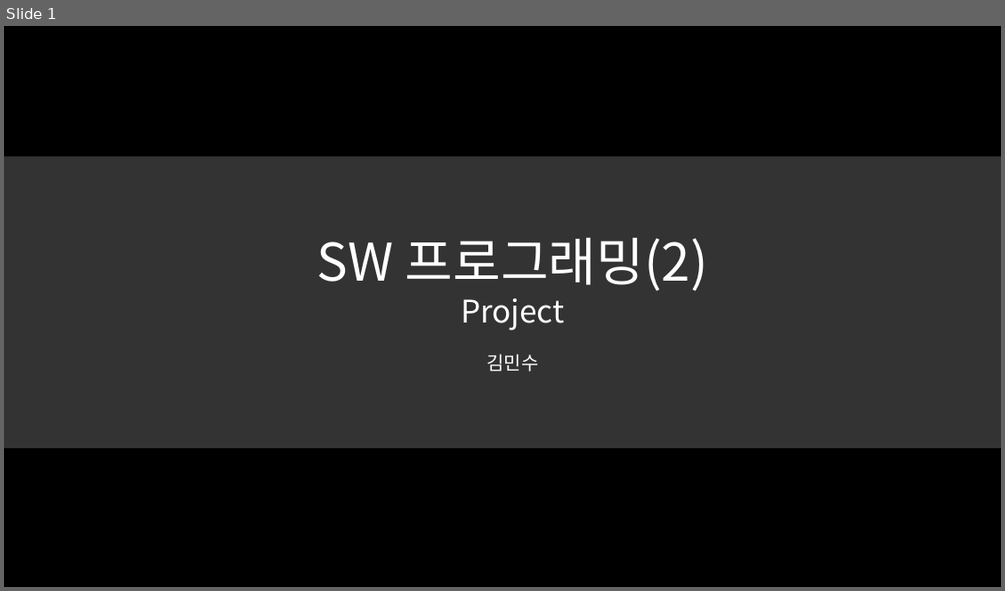
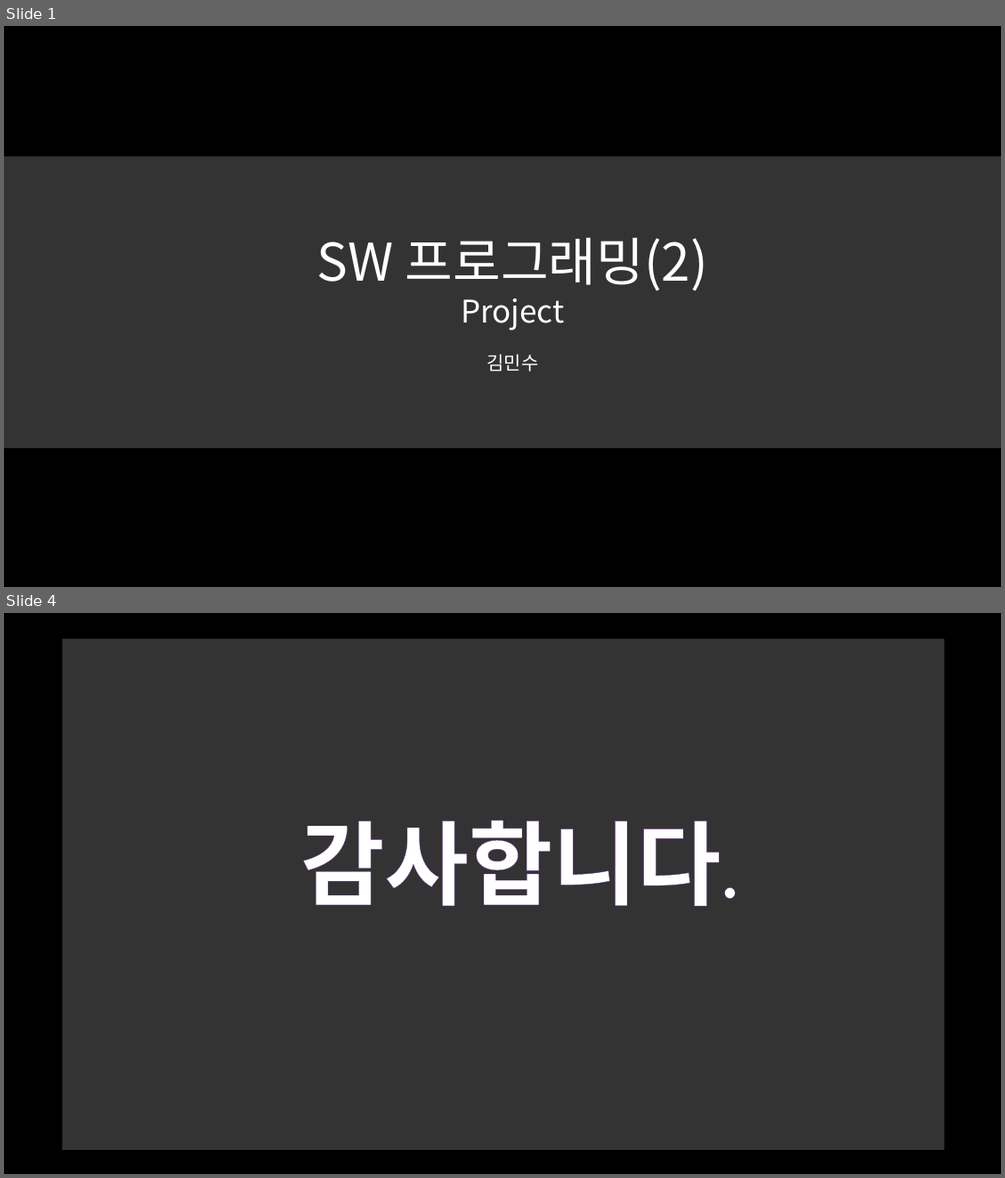
Before and after one commit to kimlohen/sw-2-project, a slide deck: 프밍 프로젝트.pptm. Shown one above the other, each under a label of ours: slide 1 before the commit, slides 1 and 4 after it; the slides between them are not shown. The pictures are 1005x591 and 1005x1178 pixels, drawn with LibreOffice and Linux fonts; fonts in the diff are those of the drawing. Boxes give left, top, right and bottom in pixels: in the first picture for what was removed or moved away, otherwise in the second. Text is boxed around its words. In the diff, an @@ line names an element or a change of style, - is before the commit and + after.

```diff
--- a/프밍 프로젝트.pptm
+++ b/프밍 프로젝트.pptm
@@ slide 4 added at (4,613,1001,1174), background #000000 @@
@@ rectangle added at (63,639,945,1149), fill #FFFFFF at 20% opacity @@
@@ text added at (300,820,720,906), 88 pt, text #FFFFFF, bold @@
+감사합니다.
```
Also in this commit, not shown: 2 slides changed.
